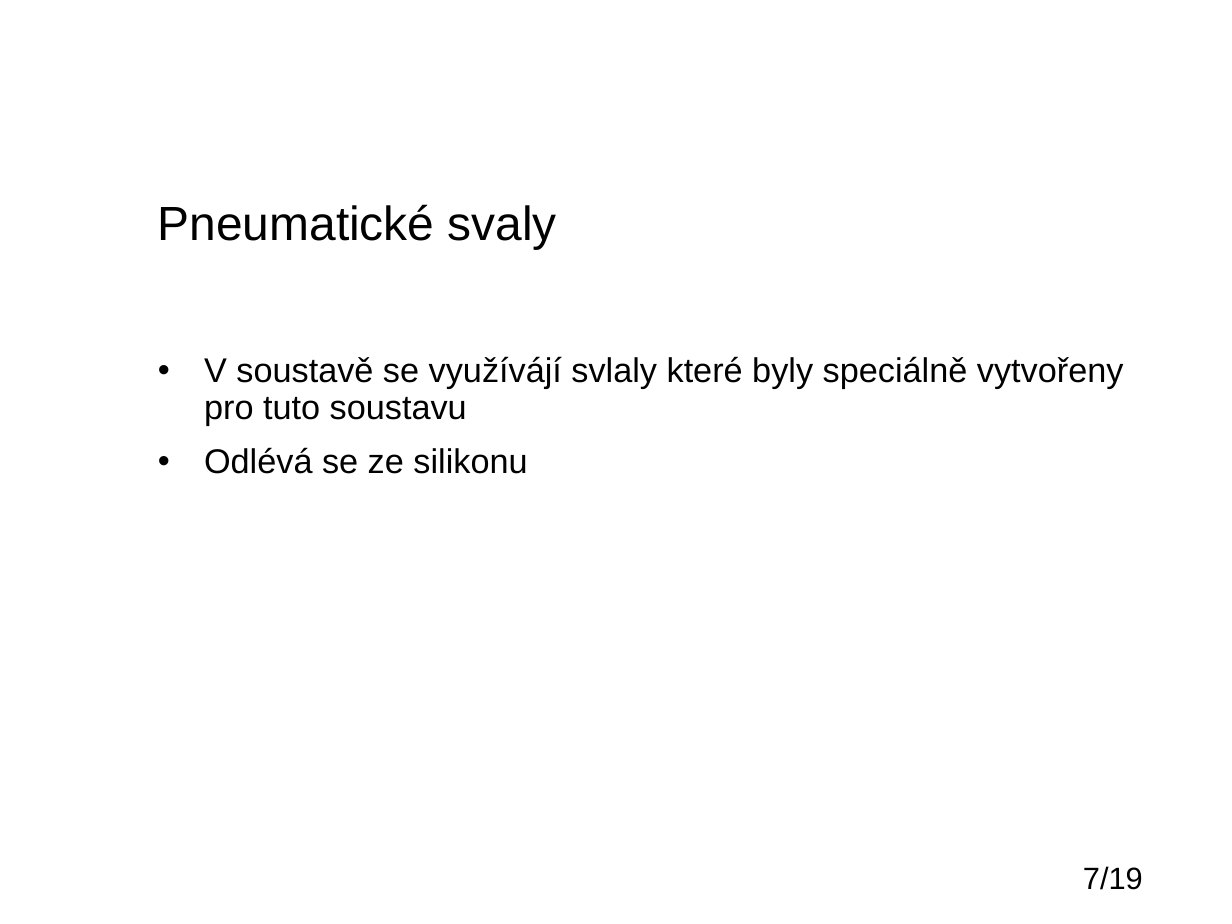
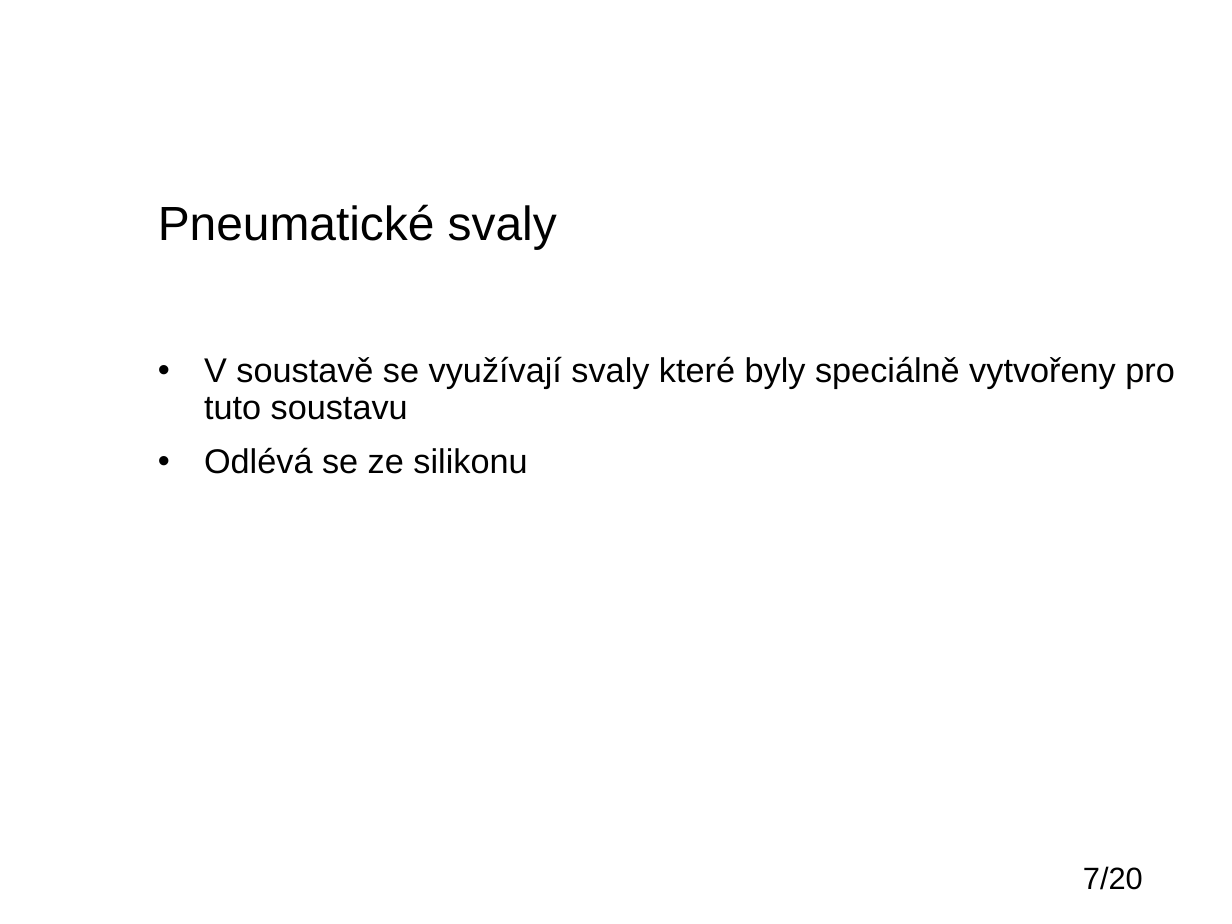
Before and after one commit to IronKnee22/Bakalarka, a slide deck: slide 7 of Obhajoba_darsamar.pptx. Drawn at 1232x924 pixels with LibreOffice and Linux fonts; fonts in the diff are those of the drawing; background and template pictures are left out. Boxes give left, top, right and bottom in pixels: in the first picture for what was removed or moved away, otherwise in the second. Text is boxed around its words. In the diff, an @@ line names an element or a change of style, - is before the commit and + after.

```diff
--- a/Obhajoba_darsamar.pptx
+++ b/Obhajoba_darsamar.pptx
@@ text at <box>204,356,1174,420</box>: text changed @@
-• V soustavě se využívájí svlaly které byly speciálně vytvořeny pro tuto soustavu
+• V soustavě se využívají svaly které byly speciálně vytvořeny pro tuto soustavu
@@ page number at <box>1083,866,1143,890</box>: text changed @@
-7/19
+7/20
```
Also in this commit, not shown: 2 other slides changed, 2 slides added, 1 slide removed.
